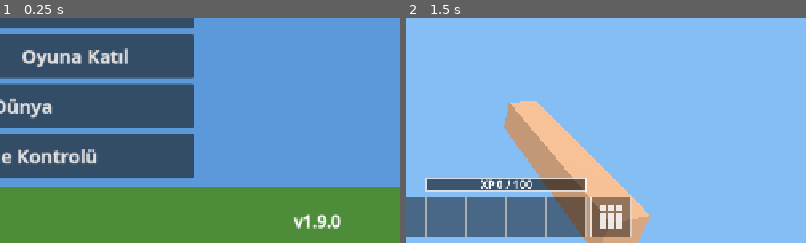
Above: before the commit, frames 1-2 (left to right).
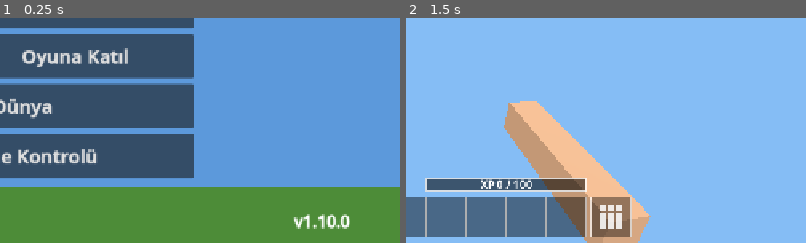
Above: after the commit, the same moments.

Repository: ozguryilmazz/CraftMine
Game: Godot game, scene res://scenes/main_menu.tscn
Two runs of this game, one before a commit and one after it. Both use one fixed random seed, a clock stepped at 60 frames per second and the inputs below.
Inputs (mouse positions are % of the whole screen's width and height, from its top left):
- Up to frame 1 (0.25 s): no input
- Up to frame 2 (1.5 s): click (35, 58) at 0.52 s; type "12" at 0.6 s; click "Tek Oyunculu" at 1.25 s
The pictures show only the part of the screen within x 50-100%, y 50-100%; the shares and areas given below are measured in that part.

The runs differ from the first frame. In frame 1, 0.4% of the frame differs, in the area x 79-88%, y 87-94%; in frame 2, nothing differs.

Commit message:
Ekipman yuvaları: kafalık, göğüslük, pantolon, kalkan; can bonusu ve darbe ile yıpranma (v1.10.0)
Co-Authored-By: Claude Fable 5.2 <noreply@anthropic.com>

Diff:
--- a/project.godot
+++ b/project.godot
@@ -7,7 +7,7 @@
 [application]
 
 config/name="CraftMine"
-config/version="1.9.0"
+config/version="1.10.0"
 run/main_scene="res://scenes/main_menu.tscn"
 config/features=PackedStringArray("4.5", "GL Compatibility")
 boot_splash/bg_color=Color(0.12, 0.16, 0.22, 1)
--- a/scripts/game.gd
+++ b/scripts/game.gd
@@ -238,6 +238,7 @@
 	_mine_requested = false
 	_mine_cooldown = maxf(_mine_cooldown - delta, 0.0)
 	player.set_held(inv.id_at(selected))
+	stats.equip_hp = inv.equip_hp()
 	if not paused:
 		stats.tick(delta)
 	player.speed_mult = stats.speed_mult()
@@ -423,7 +424,7 @@
 	add_child(m)
 	m.player = player
 	m.setup(world, type, pos)
-	m.hit_player.connect(hurt)
+	m.hit_player.connect(_on_mob_hit)
 	mobs.append(m)
 	return m
 
@@ -631,6 +632,21 @@
 		hurt(floorf((height - SAFE_FALL) * FALL_DAMAGE))
 
 
+## Mob oyuncuya vurdu: hasar uygulanır ve takılı zırh / kalkan 1'er yıpranır.
+func _on_mob_hit(amount: float) -> void:
+	if death_timer > 0.0:
+		return
+	hurt(amount)
+	if death_timer > 0.0:
+		return   # öldü: ekipman zaten silindi
+	var broken := inv.wear_equipment()
+	if not broken.is_empty():
+		var names: PackedStringArray = []
+		for id in broken:
+			names.append(Items.item_name(id))
+		toast(", ".join(names) + " kırıldı")
+
+
 ## Oyuncuya hasar verir; can biterse ölüm cezası uygulanır.
 func hurt(amount: float) -> void:
 	if amount <= 0.0 or death_timer > 0.0:
--- a/scripts/inventory.gd
+++ b/scripts/inventory.gd
@@ -5,6 +5,11 @@
 
 const SIZE := 36
 const HOTBAR := 9
+## Ekipman yuvaları ana envanterin ardından gelir (SIZE + 0..3): kafalık, göğüslük, pantolon, kalkan.
+const EQUIP := 4
+const TOTAL := SIZE + EQUIP
+const EQUIP_KINDS := ["helmet", "chest", "legs", "shield"]
+const EQUIP_NAMES := ["kafalık", "göğüslük", "pantolon", "kalkan"]
 
 var ids := PackedInt32Array()
 var counts := PackedInt32Array()
@@ -12,9 +17,9 @@
 
 
 func _init() -> void:
-	ids.resize(SIZE)
-	counts.resize(SIZE)
-	durs.resize(SIZE)
+	ids.resize(TOTAL)
+	counts.resize(TOTAL)
+	durs.resize(TOTAL)
 
 
 static func _norm_dur(id: int, dur: int) -> int:
@@ -102,16 +107,39 @@
 	return false
 
 
-## Tüm envanteri siler (ölüm cezası).
+## Ekipman yuvasına (0..3) bu eşya takılabilir mi?
+static func fits_equip(eq: int, id: int) -> bool:
+	return Items.kind(id) == EQUIP_KINDS[eq]
+
+
+## Takılı zırh ve kalkanların toplam can bonusu.
+func equip_hp() -> int:
+	var total := 0
+	for i in EQUIP:
+		total += int(Items.prop(id_at(SIZE + i), "hp", 0))
+	return total
+
+
+## Oyuncu darbe aldı: takılı her parça 1 yıpranır. Kırılan eşyaların kimliklerini döndürür.
+func wear_equipment() -> Array[int]:
+	var broken: Array[int] = []
+	for i in EQUIP:
+		var id := id_at(SIZE + i)
+		if id > 0 and wear(SIZE + i):
+			broken.append(id)
+	return broken
+
+
+## Tüm envanteri ve ekipmanı siler (ölüm cezası).
 func clear() -> void:
-	for i in SIZE:
+	for i in TOTAL:
 		set_slot(i, 0, 0)
 
 
 ## Kayıt: her yuva için (kimlik, adet, dayanıklılık).
 func to_array() -> Array:
 	var out := []
-	for i in SIZE:
+	for i in TOTAL:
 		out.append(ids[i])
 		out.append(counts[i])
 		out.append(durs[i])
@@ -122,8 +150,8 @@
 func from_array(a: Variant) -> void:
 	if not (a is Array):
 		return
-	if a.size() == SIZE * 3:
-		for i in SIZE:
+	if a.size() == TOTAL * 3 or a.size() == SIZE * 3:   # SIZE * 3: ekipman yuvalarından önceki kayıtlar
+		for i in a.size() / 3:
 			set_slot(i, int(a[i * 3]), int(a[i * 3 + 1]), int(a[i * 3 + 2]))
 	elif a.size() == SIZE * 2:
 		for i in SIZE:
--- a/scripts/ui/inventory_ui.gd
+++ b/scripts/ui/inventory_ui.gd
@@ -115,7 +115,10 @@
 		_slot(gx + 4.0 * STEP, top + STEP, "fout", 2)
 	else:
 		var n := 3 if mode == MODE_TABLE else 2
-		var gx := x0 + (1.0 if n == 3 else 1.5) * STEP
+		var gx := x0 + (1.0 if n == 3 else 3.5) * STEP
+		if mode == MODE_INVENTORY:   # ekipman yuvaları: kafalık, göğüslük / pantolon, kalkan
+			for i in Inventory.EQUIP:
+				_slot(x0 + (i % 2) * STEP, top + (0.5 + (i >> 1)) * STEP, "eq", i)
 		var gy := top + (0.0 if n == 3 else 0.5 * STEP)
 		for y in n:
 			for x in n:
@@ -145,6 +148,8 @@
 	match kind:
 		"inv":
 			return inv.id_at(i)
+		"eq":
+			return inv.id_at(Inventory.SIZE + i)
 		"grid":
 			return _grid_ids[i] if _grid_counts[i] > 0 else 0
 	return _f_ids[i] if _f_counts[i] > 0 else 0
@@ -154,6 +159,8 @@
 	match kind:
 		"inv":
 			return inv.counts[i]
+		"eq":
+			return inv.counts[Inventory.SIZE + i]
 		"grid":
 			return _grid_counts[i]
 	return _f_counts[i]
@@ -163,6 +170,8 @@
 	match kind:
 		"inv":
 			return inv.dur_at(i)
+		"eq":
+			return inv.dur_at(Inventory.SIZE + i)
 		"grid":
 			return _grid_durs[i] if _grid_counts[i] > 0 else 0
 	return _f_durs[i] if _f_counts[i] > 0 else 0
@@ -177,6 +186,8 @@
 	match kind:
 		"inv":
 			inv.set_slot(i, id, n, dur)
+		"eq":
+			inv.set_slot(Inventory.SIZE + i, id, n, dur)
 		"grid":
 			_grid_ids[i] = id
 			_grid_counts[i] = n
@@ -276,6 +287,9 @@
 
 ## Eldeki yığını yuvaya bırakır. one: yalnızca 1 adet.
 func _place(kind: String, i: int, one: bool) -> void:
+	if kind == "eq" and not Inventory.fits_equip(i, _cur_id):
+		_hint = "Buraya yalnızca %s takılır" % Inventory.EQUIP_NAMES[i]
+		return
 	var id := _get_id(kind, i)
 	var n := _get_n(kind, i)
 	if n == 0:
@@ -370,6 +384,11 @@
 	draw_rect(_close, Color(0.62, 0.2, 0.2))
 	draw_string(font, Vector2(_close.position.x, _close.position.y + 32.0), "X", HORIZONTAL_ALIGNMENT_CENTER, _close.size.x, 26, Color.WHITE)
 	var recipe := {} if mode == MODE_FURNACE else _recipe()
+	if mode == MODE_INVENTORY:
+		var ex := _panel.position.x + PAD
+		var ey := _panel.position.y + 56.0
+		draw_string(font, Vector2(ex, ey + 22.0), "Ekipman", HORIZONTAL_ALIGNMENT_LEFT, -1, 20, ink)
+		draw_string(font, Vector2(ex, ey + 0.5 * STEP + 2.0 * STEP + 20.0), "Can bonusu: +%d" % inv.equip_hp(), HORIZONTAL_ALIGNMENT_LEFT, -1, 18, ink)
 	for si in _slots.size():
 		var s := _slots[si]
 		var r: Rect2 = s["r"]
@@ -382,6 +401,10 @@
 			_arrow(Vector2(r.position.x - STEP, r.position.y + SLOT * 0.5), 1.0)
 		else:
 			_item(r, _get_id(kind, s["i"]), _get_n(kind, s["i"]), _get_dur(kind, s["i"]))
+			if kind == "eq" and _get_n(kind, s["i"]) == 0:
+				# Boş ekipman yuvası: takılacak eşyanın soluk silueti
+				var ghost: int = [Items.HELMET, Items.CHESTPLATE, Items.LEGGINGS, Items.SHIELD_IRON][s["i"]]
+				draw_texture_rect_region(Atlas.item_texture(), r.grow(-ICON_INSET), Atlas.item_region(Items.icon_index(ghost)), Color(0, 0, 0, 0.22))
 			if kind == "fout":
 				_arrow(Vector2(r.position.x - 2.0 * STEP, r.position.y + SLOT * 0.5), _progress / SMELT_TIME)
 				# Yakıt göstergesi (girdi ile yakıt yuvasının arası)
--- a/tests/items_test.gd
+++ b/tests/items_test.gd
@@ -43,6 +43,32 @@
 	var inv3 := Inventory.new()
 	inv3.from_array(old)
 	ok(inv3.id_at(0) == Items.tool(1, 0) and inv3.counts[1] == 12 and inv3.id_at(2) == 0, "eski (1.3.x) kayit bicimi okunuyor")
+	# Ekipman yuvaları
+	var e := Inventory.new()
+	ok(Inventory.fits_equip(0, Items.HELMET) and not Inventory.fits_equip(0, Items.CHESTPLATE) and Inventory.fits_equip(3, Items.SHIELD_DIAMOND)
+		and not Inventory.fits_equip(3, Items.SWORD_IRON), "ekipman yuvalari yalnizca kendi turunu kabul ediyor")
+	e.set_slot(Inventory.SIZE + 0, Items.HELMET, 1)
+	e.set_slot(Inventory.SIZE + 1, Items.CHESTPLATE, 1)
+	e.set_slot(Inventory.SIZE + 2, Items.LEGGINGS, 1)
+	e.set_slot(Inventory.SIZE + 3, Items.SHIELD_DIAMOND, 1)
+	ok(e.equip_hp() == 2 + 5 + 8 + 10, "tam takim can bonusu +25")
+	for i in 9:
+		e.wear_equipment()
+	ok(e.dur_at(Inventory.SIZE) == 1 and e.dur_at(Inventory.SIZE + 3) == 26, "9 darbe: kafalik 1/10, elmas kalkan 26/35")
+	var br := e.wear_equipment()
+	ok(br == [Items.HELMET] and e.id_at(Inventory.SIZE) == 0 and e.equip_hp() == 23, "10. darbede kafalik kirildi, bonus 23")
+	ok(e.add(Blocks.COBBLE, 64 * 36) == 0 and e.add(Blocks.COBBLE, 1) == 1 and e.id_at(Inventory.SIZE + 1) == Items.CHESTPLATE, "toplanan esyalar ekipman yuvalarina girmiyor")
+	var e2 := Inventory.new()
+	e2.from_array(e.to_array())
+	ok(e2.to_array() == e.to_array() and e2.dur_at(Inventory.SIZE + 3) == 25, "ekipman kayit / yukleme")
+	var v14 := []
+	for i in Inventory.SIZE:
+		v14.append_array([Items.SWORD_WOOD if i == 0 else 0, 1 if i == 0 else 0, 7 if i == 0 else 0])
+	var e3 := Inventory.new()
+	e3.from_array(v14)
+	ok(e3.id_at(0) == Items.SWORD_WOOD and e3.dur_at(0) == 7 and e3.equip_hp() == 0, "1.4 - 1.9 kayit bicimi okunuyor")
+	e.clear()
+	ok(e.equip_hp() == 0 and e.id_at(Inventory.SIZE + 1) == 0, "clear() ekipmani da siliyor")
 	inv.clear()
 	var empty := true
 	for i in Inventory.SIZE:
--- a/tests/shot.gd
+++ b/tests/shot.gd
@@ -294,6 +294,34 @@
 	game.inv.set_slot(0, Items.SWORD_WOOD, 1)
 	game.select_slot(0)
 
+	# Ekipman: tak, yanlış yuvayı reddet, can bonusu, darbe alınca yıpranma
+	game.inv.set_slot(9, Items.HELMET, 1)
+	game.inv.set_slot(10, Items.CHESTPLATE, 1)
+	game.inv.set_slot(11, Items.LEGGINGS, 1)
+	game.inv.set_slot(12, Items.SHIELD_WOOD, 1, 2)
+	game.inv.set_slot(13, Items.SHIELD_IRON, 1)
+	game.open_ui(InventoryUI.MODE_INVENTORY)
+	game.ui.press("inv", 0)
+	game.ui.press("eq", 0)
+	print("sword into helmet slot: eq0=", game.inv.id_at(Inventory.SIZE), " hint=", game.ui._hint)
+	game.ui.press("inv", 0)
+	for i in 4:
+		game.ui.press("inv", 9 + i)
+		game.ui.press("eq", i)
+	await get_tree().create_timer(0.3).timeout
+	print("equipped: ", game.inv.id_at(Inventory.SIZE), ",", game.inv.id_at(Inventory.SIZE + 1), ",", game.inv.id_at(Inventory.SIZE + 2), ",", game.inv.id_at(Inventory.SIZE + 3),
+		" max_hp=", game.stats.max_hp(), " hand=", game.ui._cur_n)
+	await _shot("18_equipment")
+	game.ui.close()
+	game.stats.hp = float(game.stats.max_hp())
+	game._on_mob_hit(7.0)
+	game._on_mob_hit(7.0)
+	await get_tree().process_frame
+	print("after 2 hits: hp=", game.stats.hp, "/", game.stats.max_hp(), " helmet dur=", game.inv.dur_at(Inventory.SIZE), " shield=", game.inv.id_at(Inventory.SIZE + 3), " toast=", game.toast_text)
+	game.hurt(3.0)
+	print("fall damage does not wear armor: helmet dur=", game.inv.dur_at(Inventory.SIZE))
+	game.stats.hp = float(game.stats.max_hp())
+
 	# Karakter ekranı: XP kazan, level atla, puan dağıt
 	game.add_xp(250)
 	game.open_stats()
--- a/version.json
+++ b/version.json
@@ -1,4 +1,4 @@
 {
-  "version": "1.9.0",
-  "version_code": 12
+  "version": "1.10.0",
+  "version_code": 13
 }
Not shown, changed: export_presets.cfg
